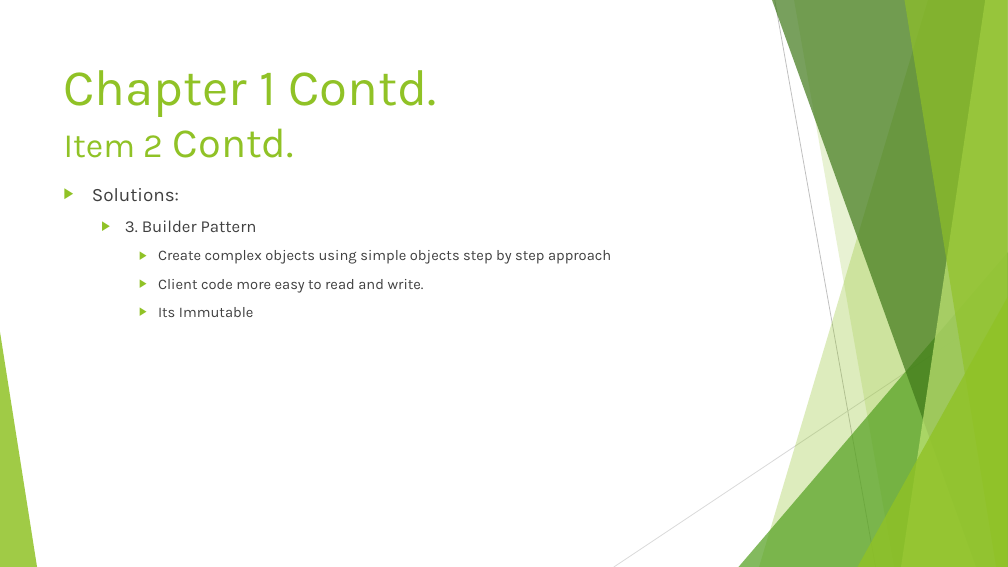
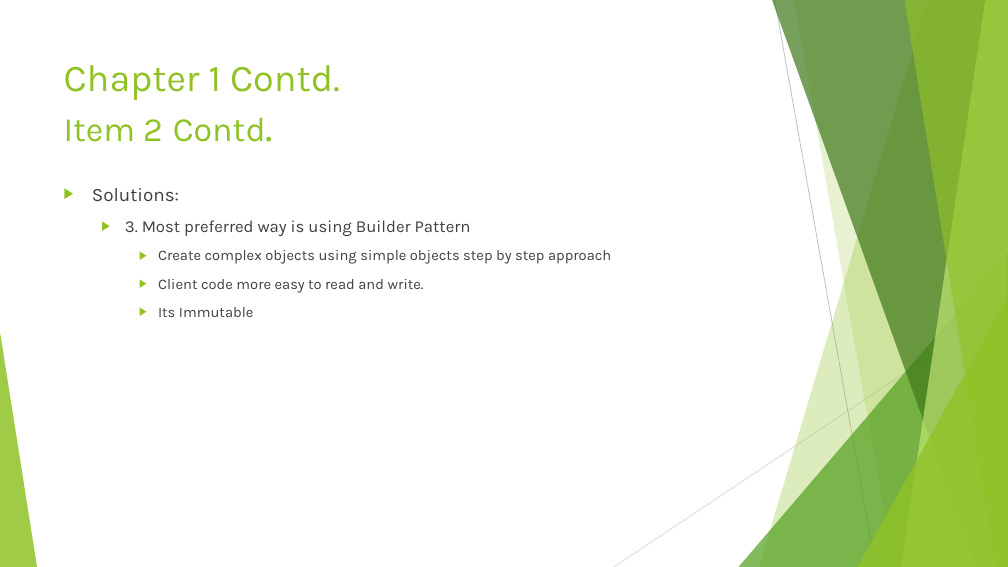
Before and after one commit to chinthanabt/EffectiveJava, a slide deck: slide 6 of EffectiveJava.pptx. Drawn at 1008x567 pixels with LibreOffice and Linux fonts; fonts in the diff are those of the drawing. Boxes give left, top, right and bottom in pixels: in the first picture for what was removed or moved away, otherwise in the second. Text is boxed around its words. In the diff, an @@ line names an element or a change of style, - is before the commit and + after.

```diff
--- a/EffectiveJava.pptx
+++ b/EffectiveJava.pptx
@@ title "Chapter 1 Contd. Item 2 ..." at [64,65,340,142]: size 48.6 to 36 pt in "Chapter 1 Contd."; size 39.6 to 32.4 pt in "Contd." @@
@@ text at [125,220,471,236]: text changed @@
-  ▶ 3. Builder Pattern
+  ▶ 3. Most preferred way is using Builder Pattern
```
Also in this commit, not shown: 4 other slides changed, 3 slides added, 12 other files.
